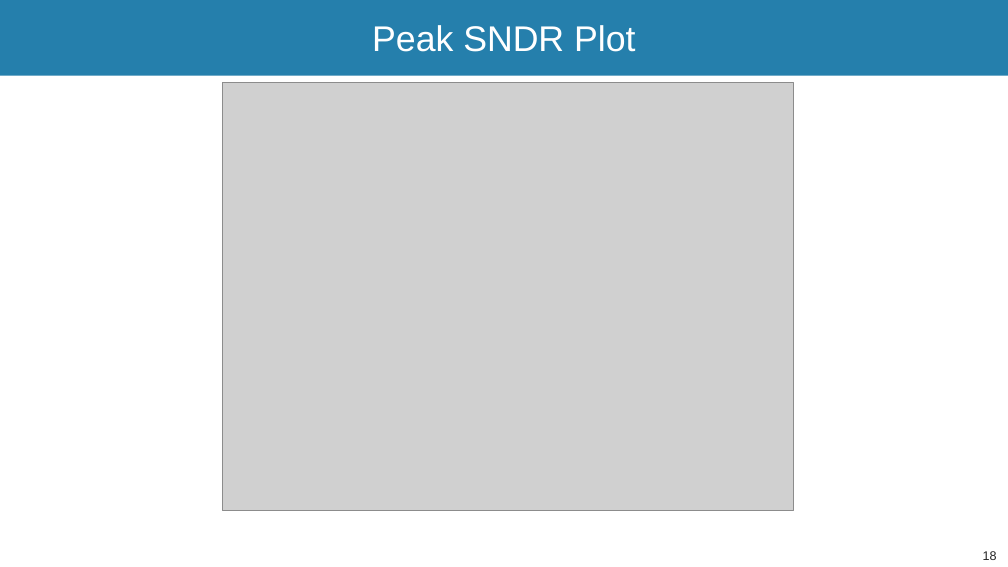
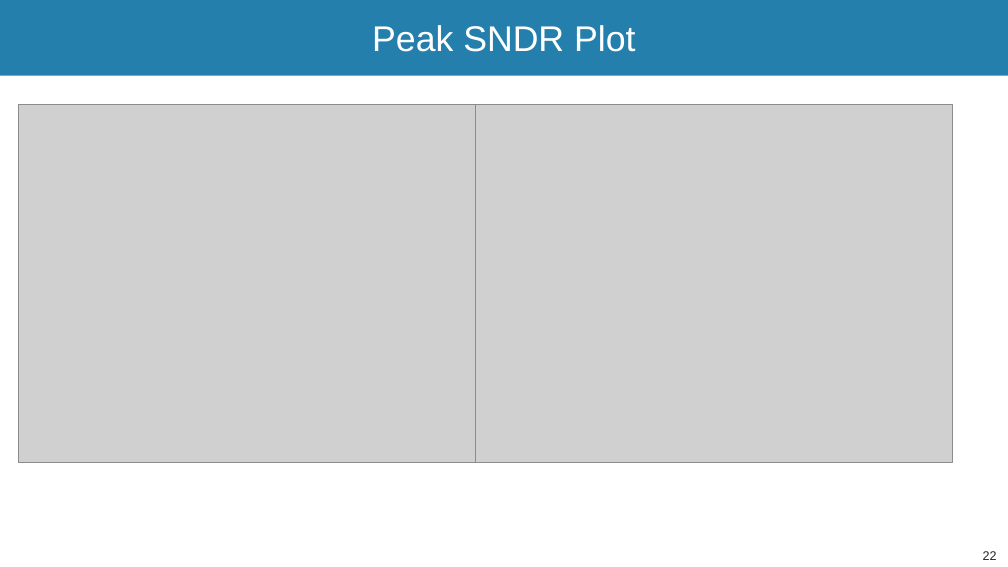
Before and after one commit to stevenli518/ECE266_CMOSCircuitLab, a slide deck: slide 22 of Lab7_ICTesting/PPT/FinalReview/DesignReview_Lab3_Mingjie_Chengming.pptx (slide 18 before the commit). Drawn at 1008x567 pixels with LibreOffice and Linux fonts; fonts in the diff are those of the drawing; grey boxes stand for pictures; background and template pictures are left out. Boxes give left, top, right and bottom in pixels: in the first picture for what was removed or moved away, otherwise in the second. Text is boxed around its words. In the diff, an @@ line names an element or a change of style, - is before the commit and + after.

```diff
--- a/Lab7_ICTesting/PPT/FinalReview/DesignReview_Lab3_Mingjie_Chengming.pptx
+++ b/Lab7_ICTesting/PPT/FinalReview/DesignReview_Lab3_Mingjie_Chengming.pptx
@@ picture removed at (x1=222, y1=82, x2=793, y2=511) @@
@@ picture added at (x1=18, y1=105, x2=495, y2=463) @@
@@ picture added at (x1=476, y1=104, x2=953, y2=462) @@
@@ page number at (x1=983, y1=551, x2=997, y2=560): text changed @@
-18
+22
```
Also in this commit, not shown: 3 other slides changed, 9 slides added, 1 slide removed, 10 other files.
